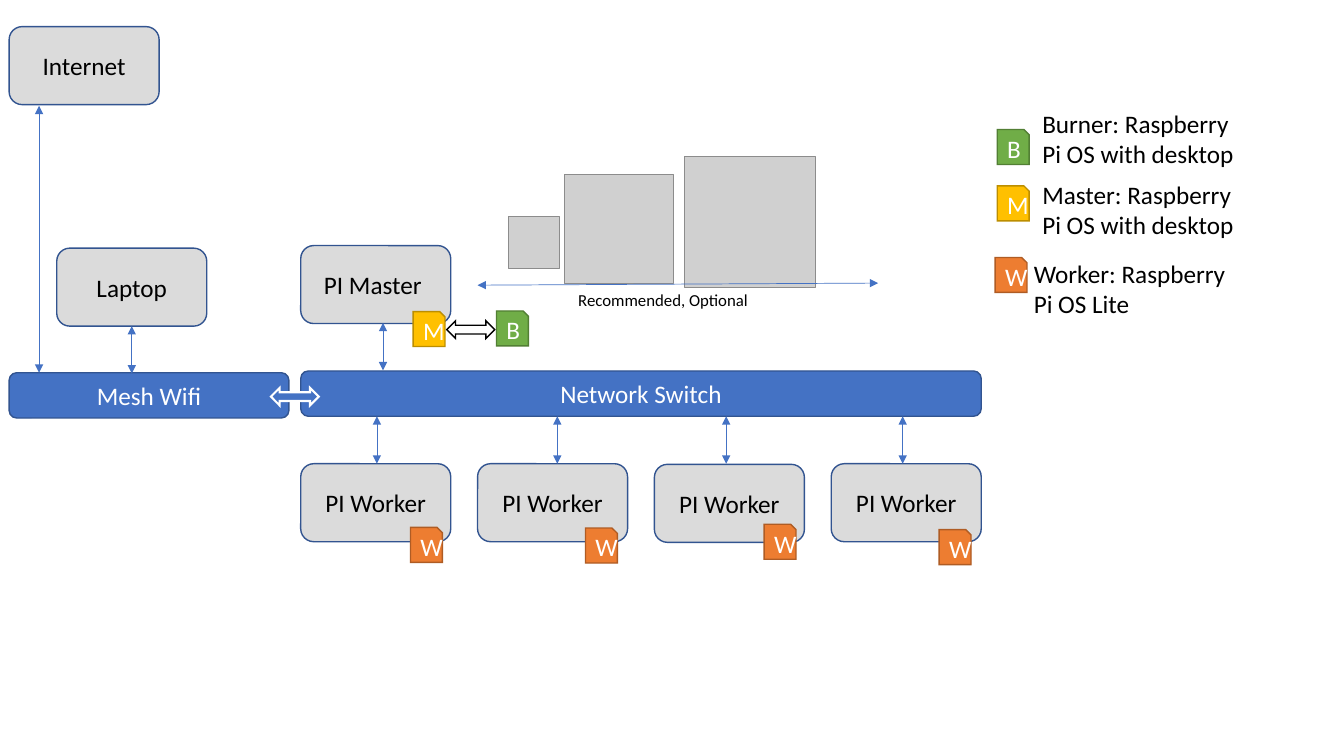
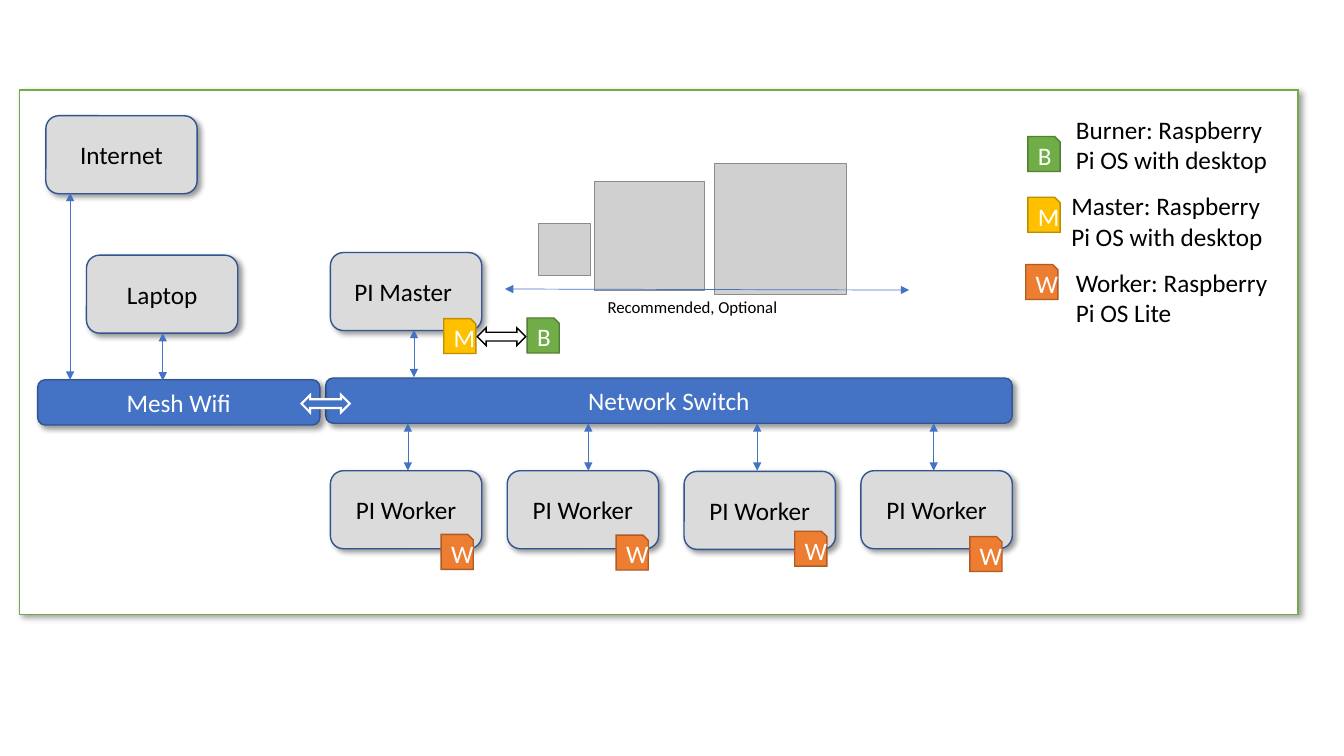
Before and after one commit to cloudmesh/cloudmesh-pi-burn, a slide deck: slide 3 of images/network.pptx. Drawn at 1344x756 pixels with LibreOffice and Linux fonts; fonts in the diff are those of the drawing; grey boxes stand for pictures. Boxes give left, top, right and bottom in pixels: in the first picture for what was removed or moved away, otherwise in the second. Text is boxed around its words. In the diff, an @@ line names an element or a change of style, - is before the commit and + after.

```diff
--- a/images/network.pptx
+++ b/images/network.pptx
@@ rectangle added at bbox=[20, 90, 1299, 614], fill #FFFFFF, outline #70AD47 1 pt @@
@@ shadow on in 9 elements at bbox=[326, 378, 1012, 423], bbox=[861, 471, 1012, 548], bbox=[507, 471, 658, 548], bbox=[37, 380, 320, 425], bbox=[685, 472, 836, 549], bbox=[331, 471, 482, 548], bbox=[331, 253, 482, 331], bbox=[87, 255, 238, 333], bbox=[45, 116, 197, 194] @@
@@ rounded rectangle "Internet": place and size @@
-rounded rectangle "Internet" at bbox=[9, 26, 159, 104]
+rounded rectangle "Internet" at bbox=[45, 116, 197, 194]
@@ text "Burner: Raspberry": place and size @@
-text "Burner: Raspberry" at bbox=[1042, 115, 1234, 167]
+text "Burner: Raspberry" at bbox=[1076, 121, 1267, 173]
@@ double arrow moved from (39, 106) - (39, 373) to (71, 193) - (71, 380) @@
@@ snip rect "M": place and size @@
-snip rect "M" at bbox=[997, 186, 1029, 221]
+snip rect "M" at bbox=[1028, 198, 1061, 233]
@@ text "Master: Raspberry": place and size @@
-text "Master: Raspberry" at bbox=[1042, 186, 1234, 238]
+text "Master: Raspberry" at bbox=[1071, 197, 1263, 250]
@@ text "Worker: Raspberry": place and size @@
-text "Worker: Raspberry" at bbox=[1034, 265, 1226, 313]
+text "Worker: Raspberry" at bbox=[1076, 274, 1268, 322]
@@ double arrow moved from (478, 285) - (878, 283) to (505, 289) - (909, 290) @@
@@ 8 snip rects, 7 rounded rectangles, 6 double arrows, 3 pictures, 2 left right arrows, 1 text: place and size @@
-8 snip rects, 7 rounded rectangles, 6 double arrows, 3 pictures, 2 left right arrows, 1 text at bbox=[9, 129, 1029, 565]
+8 snip rects, 7 rounded rectangles, 6 double arrows, 3 pictures, 2 left right arrows, 1 text at bbox=[37, 136, 1061, 572]
@@ rounded rectangle "Network Switch": place and size @@
-rounded rectangle "Network Switch" at bbox=[300, 371, 981, 416]
+rounded rectangle "Network Switch" at bbox=[326, 378, 1012, 423]
```
Also in this commit, not shown: 1 other slide changed, 3 other files.
